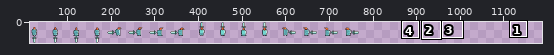
Sprite sheet -- Project/Assets/player_sprites.png. The picture above shows the old version from afar; the outline marks the close-up.
Close-up. First the earlier version:
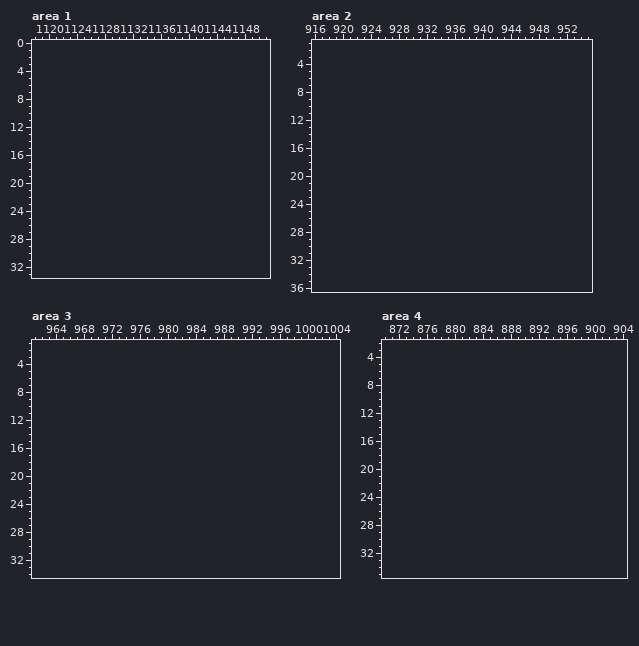
The file is 768x48 pixels. Shown: area 1: x 1118..1151, y 0..33; area 2: x 916..955, y 1..36; area 3: x 961..1004, y 1..34; area 4: x 870..904, y 2..35. The old version is drawn lined up with the new one, on the new canvas. The wide view leaves out empty margins. The commit also changed other parts of the picture, which this record leaves out.
The result:
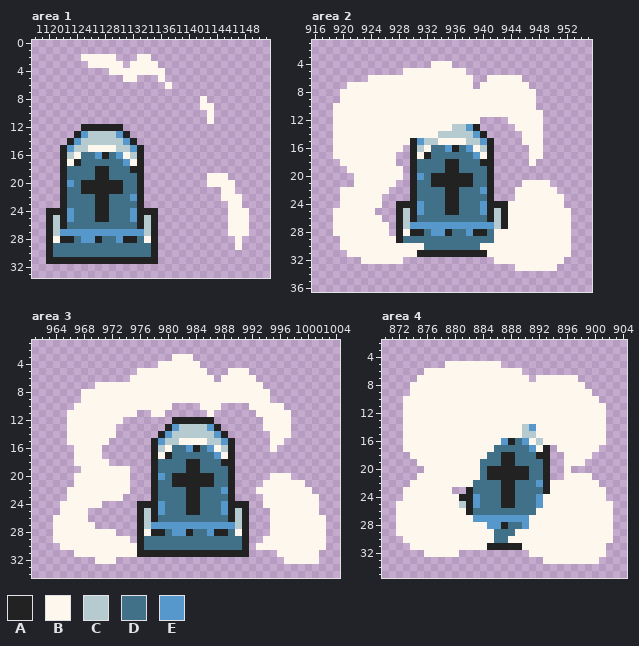
Palette (. is transparent): A #222222  B #fdf7ed  C #b6cbcf  D #417089  E #5698cc
Changes in this commit:
canvas 768x48 -> 1200x48
Changed rows in their new state; - is an unchanged pixel.
Area 1:
first column x 1120:
 2 -----BBBBB---BB--------------
 3 ------BBBBB-BBBB-------------
 4 ---------BBBBBBBB------------
 5 -----------BB---B------------
 6 -----------------B-----------
 8 ----------------------B------
 9 ----------------------BB-----
10 -----------------------B-----
11 -----------------------B-----
12 -----AAAAAA------------------
13 ----AECCCCEA-----------------
14 ---AECCCCCCEA----------------
15 --AECCBBBBCCEA---------------
16 --ACBDDEADEBCA---------------
17 --ABADDDDDDEBA---------------
18 --ADDDDAADDDAA---------------
19 --ADDDDAADDDDA---------BBB---
20 --AEDAAAAAADDA---------BBBB--
21 --ADDAAAAAADDA-----------BB--
22 --ADDDDAADDDEA-----------BBB-
23 --ADDDDAADDDDA------------BB-
24 AAAEDDDAADDDEAAA----------BBB
25 ACAEDDDAADDDEACA----------BBB
26 ACADDDDDDDDDDACA----------BBB
27 ACEEEEEEEEEEEECA----------BBB
28 ABAADEEADDEAADBA-----------B-
29 ADDDDDDDDDDDDDDA-----------B-
30 ADDDDDDDDDDDDDDA-------------
31 AAAAAAAAAAAAAAAA-------------
Area 2:
first column x 919:
 4 --------------BBB-----------------
 5 ----------BBBBBBBBB---------------
 6 -----BBBBBBBBBBBBBBB--BBBBB-------
 7 --BBBBBBBBBBBBBBBBBB-BBBBBBB------
 8 -BBBBBBBBBBBBBBBBBBBBBBBBBBBB-----
 9 -BBBBBBBBBBBBBBBBBBBBBBBBBBBB-----
10 BBBBBBBBBBBBBBBBBBBBBBBBBBBBB-----
11 BBBBBBBBBBBBBBBBBBBBBBBBBBBBBB----
12 BBBBBBBBBBBBBBBBBBBBB----BBBBB----
13 BBBBBBBBBBBBBBBBBCCEA-----BBBB----
14 BBBBBBBBBBBBBBBCCCCCEA-----BBB----
15 BBBBBBBBBBBAECCBBBBCCEA----BBB----
16 BBBBBBBBBB-ACBDDEADEBCA-----BB----
17 BBBBBBBBB--ABADDDDDDEBA-----BB----
18 -BBBBBBBB--ADDDDAADDDAA-----B-----
19 --BBBBBBBB-ADDDDAADDDDA-----------
20 ---BBBBBBB-AEDAAAAAADDA-----------
21 ---BBBBBB--ADDAAAAAADDA----BBBB---
22 -BBBBBBB---ADDDDAADDDEA---BBBBBB--
23 -BBBBBB----ADDDDAADDDDA---BBBBBBB-
24 -BBBBBB--AAAEDDDAADDDEAAABBBBBBBB-
25 BBBBBB---ACAEDDDAADDDEACABBBBBBBBB
26 BBBBBBB--ACADDDDDDDDDDACABBBBBBBBB
27 BBBBBBBB-ACEEEEEEEEEEEECABBBBBBBBB
28 BBBBBBBB-ABAADEEADDEAADBBBBBBBBBBB
29 -BBBBBBBBADDDDDDDDDDDDDBBBBBBBBBBB
30 -BBBBBBBBBBBBDDDDDDDDBBBBBBBBBBBBB
31 --BBBBBBBBBBAAAAAAAAAABBBBBBBBBBBB
32 ----BBBBBB-------------BBBBBBBBBB-
33 --------------------------BBBBBB--
Area 3:
first column x 964:
 3 -----------------BBB-------------------
 4 ---------------BBBBBB------------------
 5 ------------BBBBBBBBBB---BBB-----------
 6 -----------BBBBBBBBBBBB-BBBBB----------
 7 ------BBBBBBBBBBBBBBBBBBBBBBBB---------
 8 ----BBBBBBBBBBBBBBBBBBBBBBBBBBB--------
 9 ----BBBBBBBBBBBBBBBBBBBBBBBBBBB--------
10 ---BBBBBBBBBBBBBB----BBB----BBBBB------
11 --BBBBBBBBBB--BB------B------BBBBB-----
12 --BBBBBBBB-------AAAAAA-------BBBB-----
13 --BBBBBBB-------AECCCCEA------BBBB-----
14 --BBBBBBB------AECCCCCCEA------BBB-----
15 --BBBBBB------AECCBBBBCCEA-----BB------
16 ---BBBB-------ACBDDEADEBCA-----B-------
17 ---BBBB-------ABADDDDDDEBA-------------
18 ---BBBBB------ADDDDAADDDAA-------------
19 ----BBBBBBB---ADDDDAADDDDA-------------
20 ---BBBBBBBB---AEDAAAAAADDA-----BBB-----
21 ---BBBBBBBB---ADDAAAAAADDA----BBBBBB---
22 --BBBBBBBBB---ADDDDAADDDEA---BBBBBBBB--
23 --BBBBBBBB----ADDDDAADDDDA----BBBBBBBB-
24 -BBBBBB-----AAAEDDDAADDDEAAA--BBBBBBBB-
25 -BBBB-------ACAEDDDAADDDEACA---BBBBBBB-
26 BBBBB-------ACADDDDDDDDDDACA---BBBBBBBB
27 BBBBBB------ACEEEEEEEEEEEECA---BBBBBBBB
28 BBBBBBBBB---ABAADEEADDEAADBA---BBBBBBBB
29 BBBBBBBBBBB-ADDDDDDDDDDDDDDA--BBBBBBBBB
30 -BBBBBBBBBBBADDDDDDDDDDDDDDA-BBBBBBBBBB
31 ---BBBBBBBBBAAAAAAAAAAAAAAAA----BBBBBB-
32 ------BBB------------------------BBBBB-
Area 4:
first column x 872:
 5 -------BBBBBBBB----------------
 6 ----BBBBBBBBBBBBBB-------------
 7 ---BBBBBBBBBBBBBBBB-BBBBBB-----
 8 --BBBBBBBBBBBBBBBBBBBBBBBBB----
 9 --BBBBBBBBBBBBBBBBBBBBBBBBBB---
10 -BBBBBBBBBBBBBBBBBBBBBBBBBBBB--
11 -BBBBBBBBBBBBBBBBBBBBBBBBBBBBB-
12 -BBBBBBBBBBBBBBBBBBBBBBBBBBBBB-
13 -BBBBBBBBBBBBBBBBBBBBBBBBBBBBB-
14 -BBBBBBBBBBBBBBBBBCEBBBBBBBBBB-
15 -BBBBBBBBBBBBBBBBBCCBBBBBBBBBB-
16 -BBBBBBBBBBBBBBEADEBCBBBBBBBBB-
17 -BBBBBBBBBBBBBDDDDDEBA-BBBBBB--
18 --BBBBBBBBBBBDDAADDDAA--BBBB---
19 ---BBBBBBBBBDDDAADDDDA--BBB----
20 ----BBBBBBBBDAAAAAADDA--B------
21 ---BBBBBBBBBDAAAAAADDA--BBBB---
22 --BBBBBBBBBDDDDAADDDEABBBBBBB--
23 -BBBBBBB--ADDDDAADDDDABBBBBBBB-
24 -BBBBBBBBAAEDDDAADDDEBBBBBBBBB-
25 BBBBBBBBBCAEDDDAADDDEBBBBBBBBBB
26 BBBBBBBBBBADDDDDDDDDBBBBBBBBBBB
27 BBBBBBBBBBBEEEEEEEEBBBBBBBBBBBB
28 BBBBBBBBBBBBBEEADDEBBBBBBBBBBBB
29 BBBBBBBBBBBBBBDDDBBBBBBBBBBBBBB
30 -BBBBBBBBBBBBBDDBBBBBBBBBBBBBBB
31 --BBBBBBBBBBBAAAAABBBBBBBBBBBB-
32 ----BBBBB----------BBBBBBBBBBB-
33 ---------------------BBBBBBBB--
